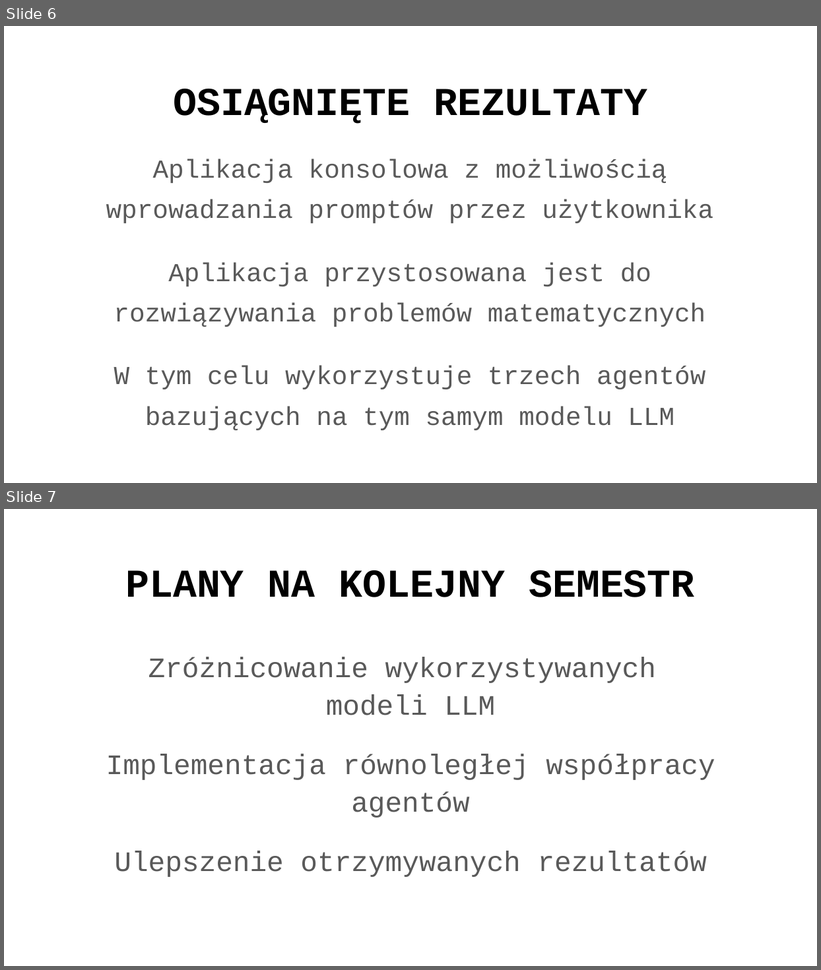
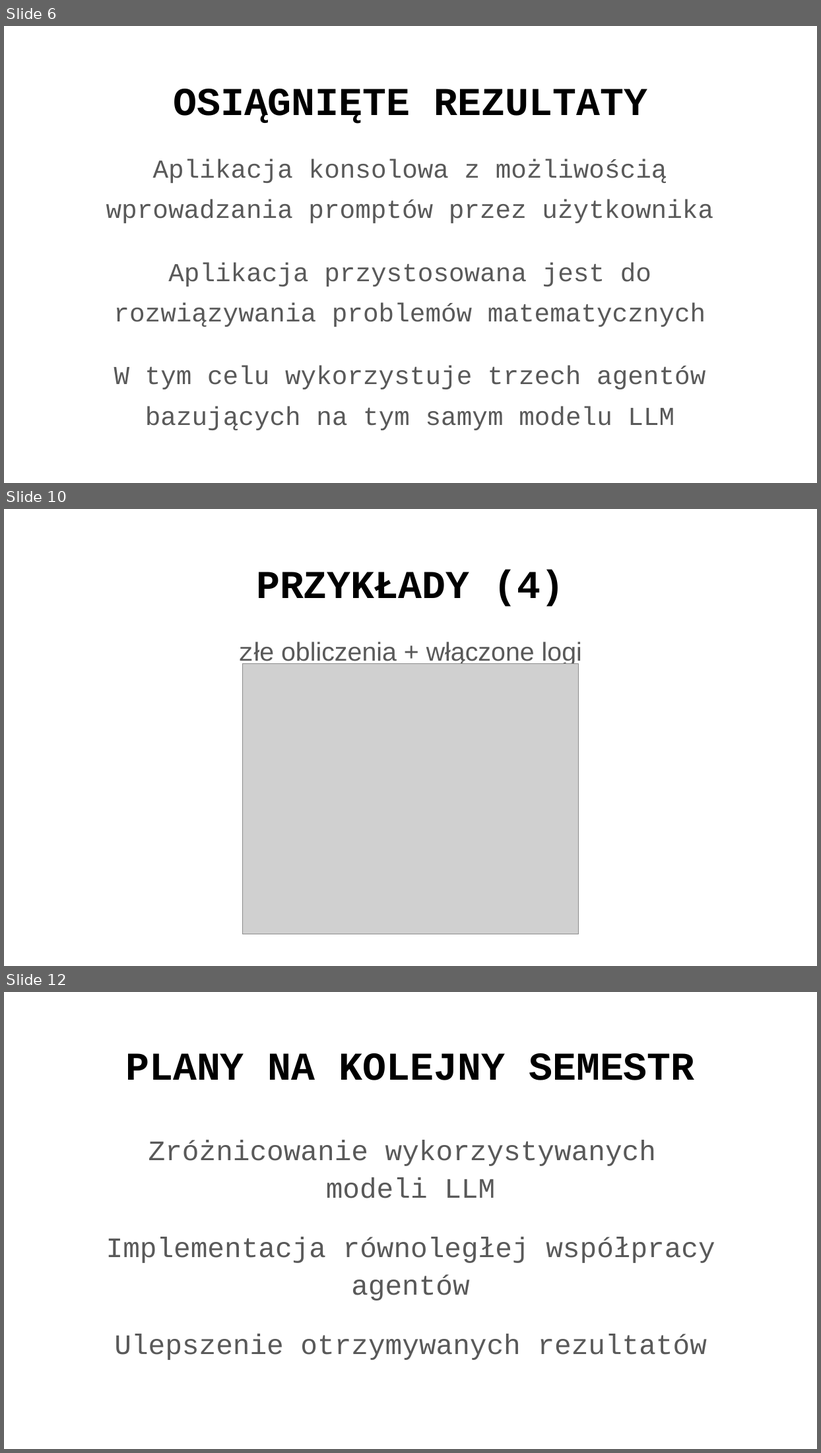
Before and after one commit to Nowak0/LLM-Hive-Minds, a slide deck: Dokumentacja/Prezentacja_1_HMLLM.pptx. Shown one above the other, each under a label of ours: slides 6 and 7 before the commit, slides 6, 10 and 12 after it; the slides between them are not shown. The pictures are 821x970 and 821x1453 pixels, drawn with LibreOffice and Linux fonts; fonts in the diff are those of the drawing; grey boxes stand for pictures; background and template pictures are left out. Boxes give left, top, right and bottom in pixels: in the first picture for what was removed or moved away, otherwise in the second. Text is boxed around its words. In the diff, an @@ line names an element or a change of style, - is before the commit and + after.

```diff
--- a/Dokumentacja/Prezentacja_1_HMLLM.pptx
+++ b/Dokumentacja/Prezentacja_1_HMLLM.pptx
@@ slide 10 added at (4,509,817,966), background picture (left out); not listed: 1 template element that a slide beside it also shows @@
@@ title added at (256,570,565,607), 35 pt, text #000000, bold @@
+PRZYKŁADY (4)
@@ text added at (238,642,582,669), 23 pt, text #595959 @@
+złe obliczenia + włączone logi
@@ picture added at (242,664,579,935) @@
@@ what was slide 7 is now slide 12 @@
```
Also in this commit, not shown: 4 other slides added, 12 other files.
